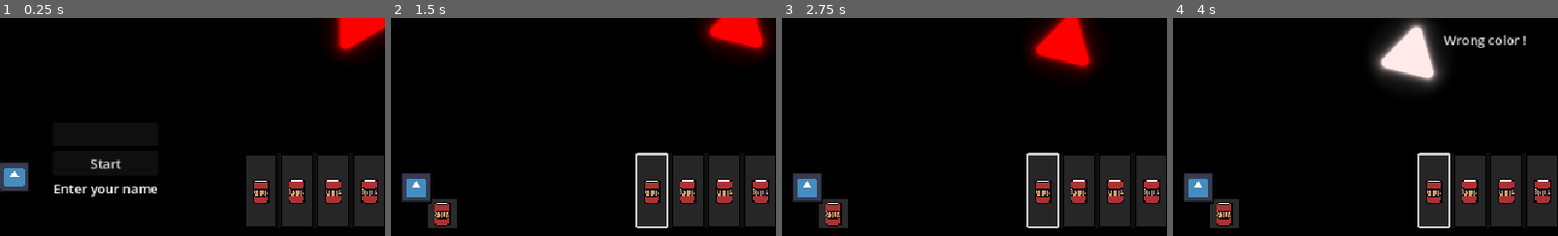
Above: before the commit, frames 1-4 (left to right).
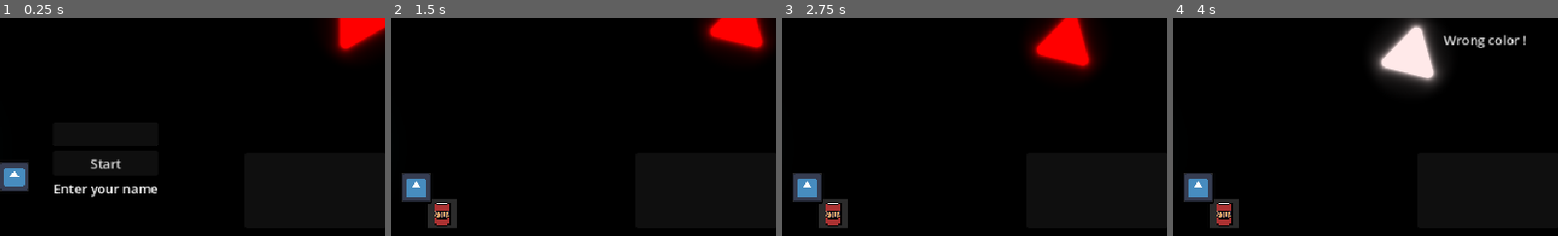
Above: after the commit, the same moments.

Repository: loco-choco/quantux-ui-experiment
Game: Godot game, scene res://scenes/main.tscn
Two runs of this game, one before a commit and one after it. Both use one fixed random seed, a clock stepped at 60 frames per second and the inputs below. The engine's default icon, where the game draws it, is replaced by a stand-in: a white triangle on a blue panel in a dark square.
Inputs (mouse positions are % of the whole screen's width and height, from its top left):
- Up to frame 1 (0.25 s): no input
- Up to frame 2 (1.5 s): click (50, 44) at 0.52 s; type "Alex" at 0.6 s; click "Start" at 1.25 s
- Up to frame 3 (2.75 s): tap E (pickup_item) at 2, 2.1 s; move the mouse to (73, 45) at 2.02 s; click (73, 45) at 2.17 s
- Up to frame 4 (4 s): tap E (pickup_item) at 2.75, 3.5 s; move the mouse to (30, 55) at 2.77 s; tap Left (player_move_x_neg) at 2.85 s; click (30, 55) at 2.92 s; move the mouse to (60, 28) at 3.52 s; tap Right (player_move_x_pos) at 3.6 s; click (60, 28) at 3.67 s
The pictures show only the part of the screen within x 37-87%, y 17-67%; the shares and areas given below are measured in that part.

The runs differ from the first frame. In frame 1, 1.4% of the frame differs, in the area x 65-98%, y 74-85%; in frame 2, 1.9%, in the area x 63-98%, y 61-97%; in frame 3, 1.9%; in frame 4, 1.9%.

Commit message:
fixed item array generation and added quick inv as subscriber of inventory

Diff:
--- a/scenes/inventory/quick_inventory/radial_inventory.tscn
+++ b/scenes/inventory/quick_inventory/radial_inventory.tscn
@@ -18,15 +18,3 @@
 [node name="Entries" type="HBoxContainer" parent="."]
 unique_name_in_owner = true
 layout_mode = 2
-
-[node name="RadialInventoryEntry" parent="Entries" instance=ExtResource("1_fx4eu")]
-layout_mode = 2
-
-[node name="RadialInventoryEntry2" parent="Entries" instance=ExtResource("1_fx4eu")]
-layout_mode = 2
-
-[node name="RadialInventoryEntry3" parent="Entries" instance=ExtResource("1_fx4eu")]
-layout_mode = 2
-
-[node name="RadialInventoryEntry4" parent="Entries" instance=ExtResource("1_fx4eu")]
-layout_mode = 2
--- a/scenes/inventory/quick_inventory/radial_inventory_entry.tscn
+++ b/scenes/inventory/quick_inventory/radial_inventory_entry.tscn
@@ -1,6 +1,5 @@
-[gd_scene load_steps=6 format=3 uid="uid://b1ykrmc557ifc"]
+[gd_scene load_steps=5 format=3 uid="uid://b1ykrmc557ifc"]
 
-[ext_resource type="Texture2D" uid="uid://c4ovb6eqsu04x" path="res://assets/items/soup.png" id="1_al35a"]
 [ext_resource type="Script" uid="uid://o64p161ssl83" path="res://scripts/ui/inventory/radial_inventory/radial_inventory_entry.gd" id="1_x4co7"]
 
 [sub_resource type="StyleBoxEmpty" id="StyleBoxEmpty_al35a"]
@@ -69,5 +68,4 @@
 texture_filter = 1
 layout_mode = 2
 mouse_filter = 2
-texture = ExtResource("1_al35a")
 expand_mode = 1
--- a/scenes/main.tscn
+++ b/scenes/main.tscn
@@ -34,17 +34,17 @@
 unique_name_in_owner = true
 visible = false
 
+[node name="RadialInventory" parent="HUD" instance=ExtResource("6_choun")]
+offset_left = 652.0
+offset_top = 261.0
+offset_right = -133.0
+offset_bottom = -186.0
+
 [node name="WrongColorLabels" type="Control" parent="HUD"]
 layout_mode = 3
 anchors_preset = 0
 offset_right = 40.0
 offset_bottom = 40.0
-
-[node name="RadialInventory" parent="HUD" instance=ExtResource("6_choun")]
-offset_left = 652.0
-offset_top = 261.0
-offset_right = -133.0
-offset_bottom = -186.0
 
 [node name="Item" parent="." instance=ExtResource("2_0xm2m")]
 position = Vector2(367, 290)
@@ -171,6 +171,7 @@
 [connection signal="item_collected" from="Player" to="HUD" method="_on_player_item_collected"]
 [connection signal="item_dropped" from="HUD/Inventory" to="Player" method="_on_inventory_item_dropped"]
 [connection signal="item_returned" from="HUD/Inventory" to="Player" method="_on_inventory_item_returned"]
+[connection signal="quick_inventory_update" from="HUD/Inventory" to="HUD/RadialInventory" method="update_radial_inventory"]
 [connection signal="timeout" from="SpawnNewEnemy" to="." method="_on_spawn_new_enemy_timeout"]
 [connection signal="timeout" from="BigShot" to="." method="_on_big_shot_timeout"]
 [connection signal="pressed" from="CanvasLayer/StartScreen/CenterContainer/VBoxContainer/StartButton" to="." method="_on_start_button_pressed"]
--- a/scripts/ui/inventory/inventory.gd
+++ b/scripts/ui/inventory/inventory.gd
@@ -1,5 +1,6 @@
 class_name Inventory extends PanelContainer
 
+signal quick_inventory_update(items: Array[InventoryItem])
 signal weapon_slot_update(item: ItemData)
 signal item_dropped(item: Item)
 signal item_returned(item: Item)
@@ -31,6 +32,7 @@
 func connect_item_slot_updates() -> void:
 	weapon_slot.item_slot_update.connect(_weapon_slot_update)
 	drop_item_slot.item_slot_update.connect(_drop_item_slot_update)
+	quick_inv_grid.items_update.connect(_quick_inv_items_update)
 
 func connect_item_slot_popup() -> void:
 	shield_slot.item_slot_popup.connect(create_item_popup)
@@ -60,6 +62,10 @@
 	if inv_item == null:
 		return
 	drop_item_from_slot(inv_item, drop_item_slot)
+
+func _quick_inv_items_update(items: Array[InventoryItem]) -> void:
+	quick_inventory_update.emit(items)
+
 
 func drop_item_from_slot(inv_item: InventoryItem, slot: InventorySlot) -> void:
 	var dropped_item : Item  = item_scene.instantiate()
--- a/scripts/ui/inventory/item_grid.gd
+++ b/scripts/ui/inventory/item_grid.gd
@@ -3,6 +3,7 @@
 @export var inventory_slot_scene: PackedScene
 
 signal item_slot_popup(slot: InventorySlot, item: InventoryItem)
+signal items_update(items: Array[InventoryItem])
 
 func _ready() -> void:
 	create_slots()
@@ -14,6 +15,7 @@
 			var inventory_slot : InventorySlot = inventory_slot_scene.instantiate()
 			add_child(inventory_slot)
 			inventory_slot.item_slot_popup.connect(_on_item_slot_popup)
+			inventory_slot.item_slot_update.connect(_on_item_slot_update)
 			slots.push_back(inventory_slot)
 	for y in rows:
 		for x in columns:
@@ -46,9 +48,12 @@
 func get_items() -> Array[InventoryItem]:
 	var items: Array[InventoryItem] = []
 	for s : InventorySlot in get_children():
-		if not items.has(s.get_item()):
+		if s.get_item() and not items.has(s.get_item()):
 			items.append(s.get_item())
 	return items
 
 func _on_item_slot_popup(slot: InventorySlot, item: InventoryItem) -> void:
 	item_slot_popup.emit(slot, item)
+
+func _on_item_slot_update(item: InventoryItem) -> void:
+	items_update.emit(get_items())
--- a/scripts/ui/inventory/radial_inventory/radial_inventory.gd
+++ b/scripts/ui/inventory/radial_inventory/radial_inventory.gd
@@ -9,6 +9,8 @@
 var last_entry : RadialInventoryEntry = null
 
 func _process(_delta: float) -> void:
+	if entries.get_child_count() == 0:
+		return
 	var selection_vec: Vector2 = (get_local_mouse_position() - size/2 ).normalized()
 	if selection_vec.is_zero_approx():
 		return
@@ -35,6 +37,7 @@
 		c.queue_free()
 
 func create_entries(items: Array[InventoryItem]) -> void:
+	print("How: ", items.size())
 	for item in items:
 		var entry : RadialInventoryEntry = radial_inv_entry.instantiate()
 		entry.item = item
